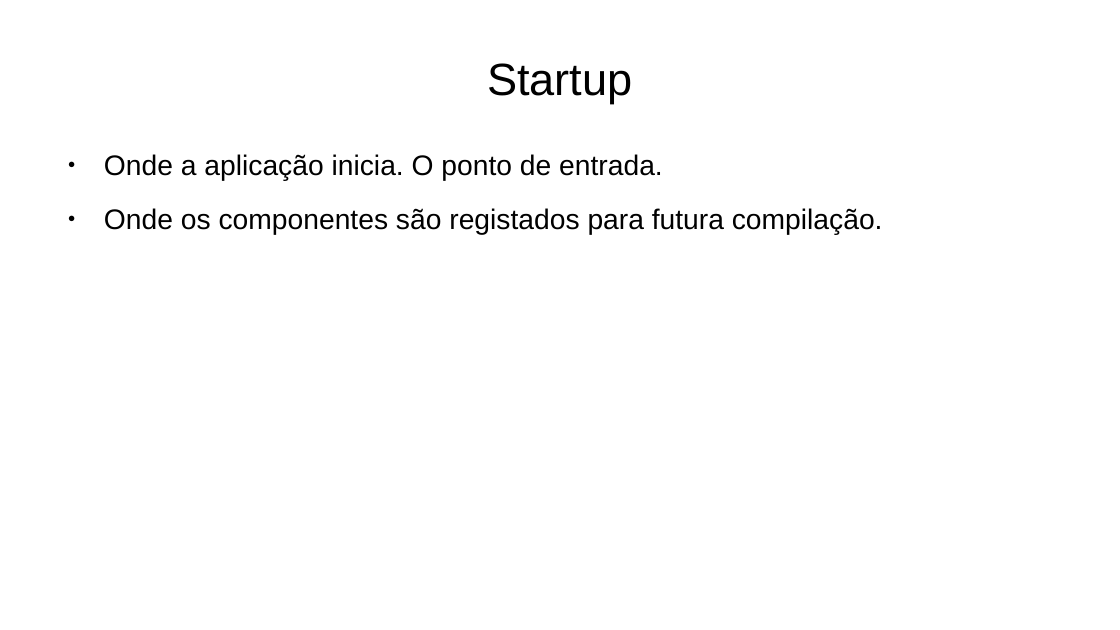
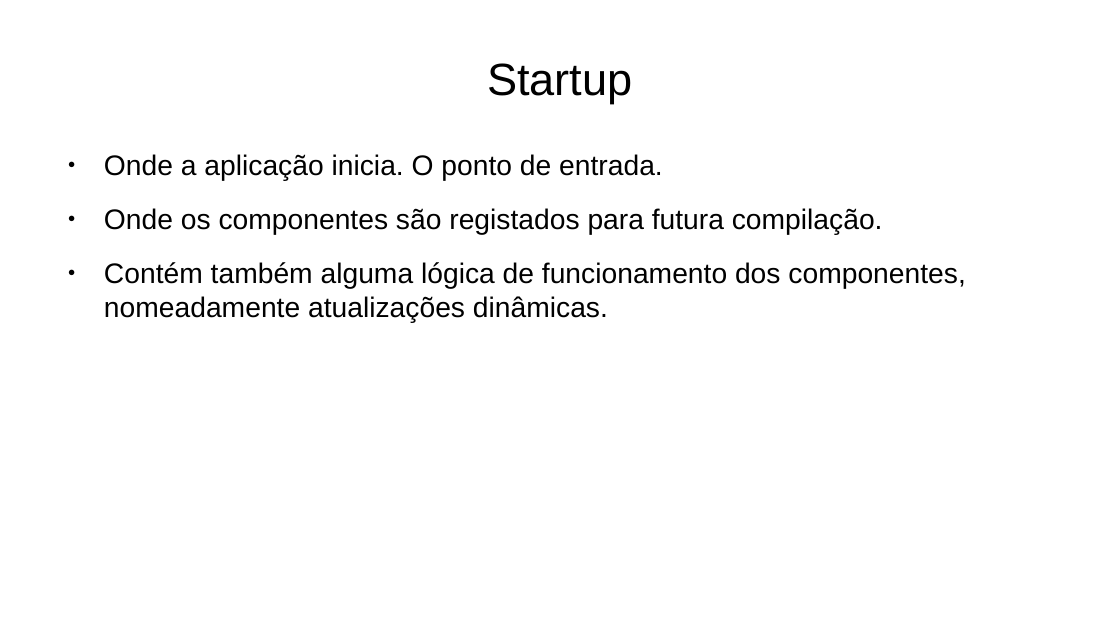
Before and after one commit to joao-neves95/js.web.components, a slide deck: slide 5 of ____docs/js.web.components_presentation_pt.odp. Drawn at 1120x630 pixels with LibreOffice and Linux fonts; fonts in the diff are those of the drawing. Boxes give left, top, right and bottom in pixels: in the first picture for what was removed or moved away, otherwise in the second. Text is boxed around its words. In the diff, an @@ line names an element or a change of style, - is before the commit and + after.

```diff
--- a/____docs/js.web.components_presentation_pt.odp
+++ b/____docs/js.web.components_presentation_pt.odp
@@ text at [104, 262, 965, 323]: paragraph added @@
+● Contém também alguma lógica de funcionamento dos componentes, nomeadamente atualizações dinâmicas.
```
Also in this commit, not shown: 7 other slides changed, 1 slide added, 1 other file.
